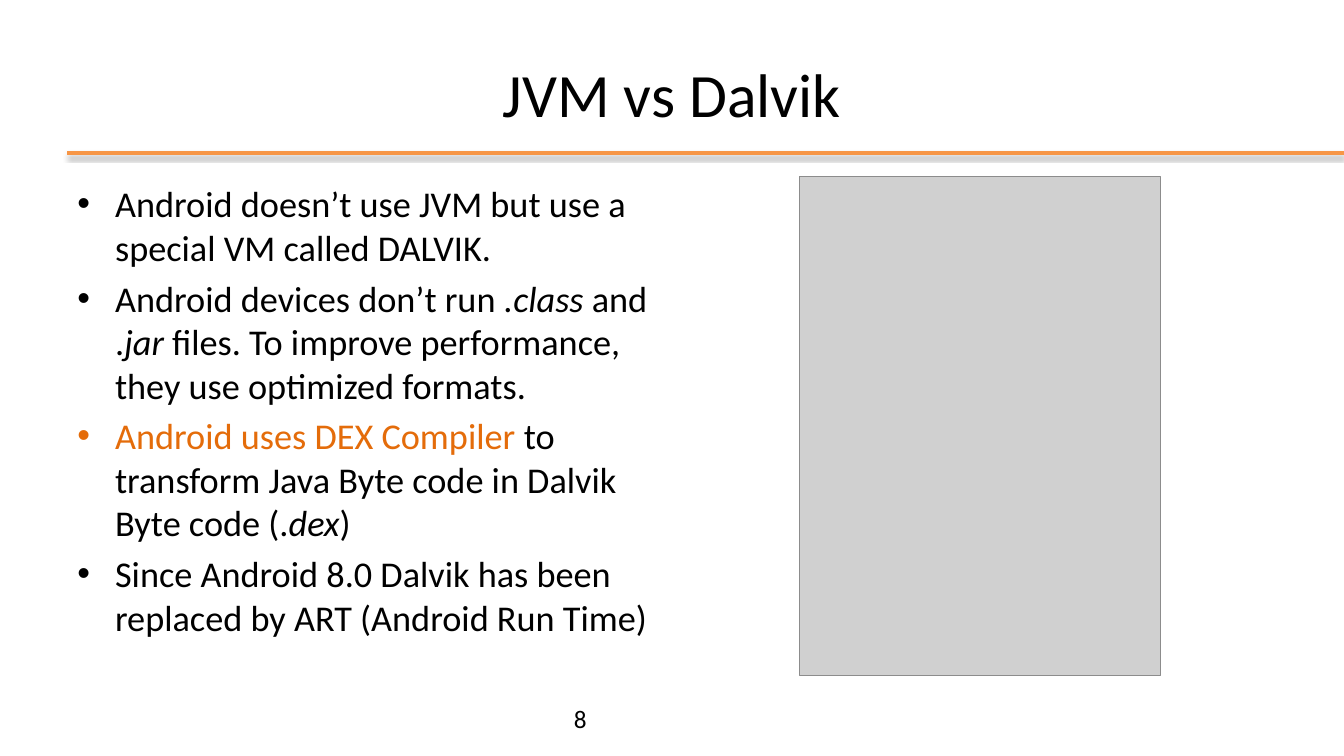
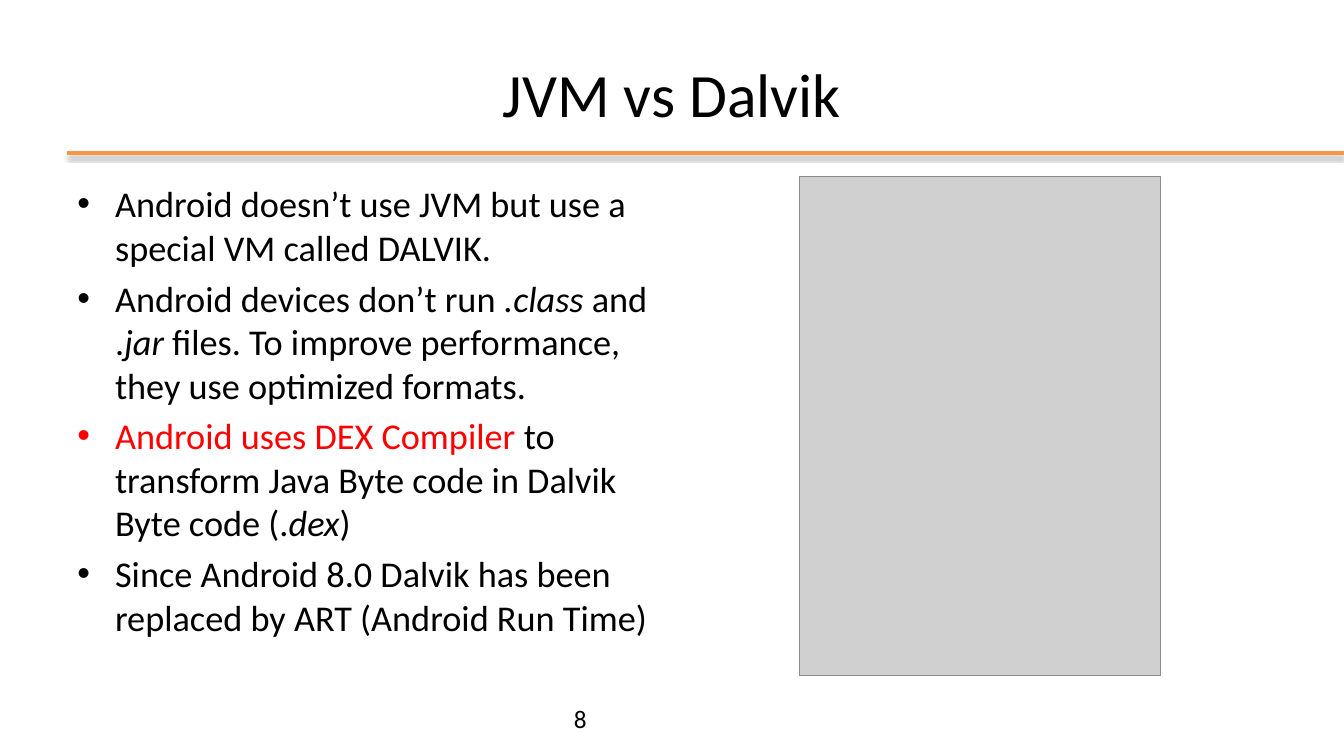
Before and after one commit to kevinmala00/ATTIVITA-PROGETTUALE, a slide deck: slide 8 of slides/01 - Android Introduction.pptx. Drawn at 1344x756 pixels with LibreOffice and Linux fonts; fonts in the diff are those of the drawing; grey boxes stand for pictures; background and template pictures are left out. Boxes give left, top, right and bottom in pixels: in the first picture for what was removed or moved away, otherwise in the second. Text is boxed around its words. In the diff, an @@ line names an element or a change of style, - is before the commit and + after.

Commit message:
M1 -> COMPLETED (add android libraries)

```diff
--- a/slides/01 - Android Introduction.pptx
+++ b/slides/01 - Android Introduction.pptx
@@ text at box(115, 423, 616, 542): text colour #E46C0A to #FF0000 in "Android uses DEX Compiler" @@
```
Also in this commit, not shown: 2 other slides changed.
